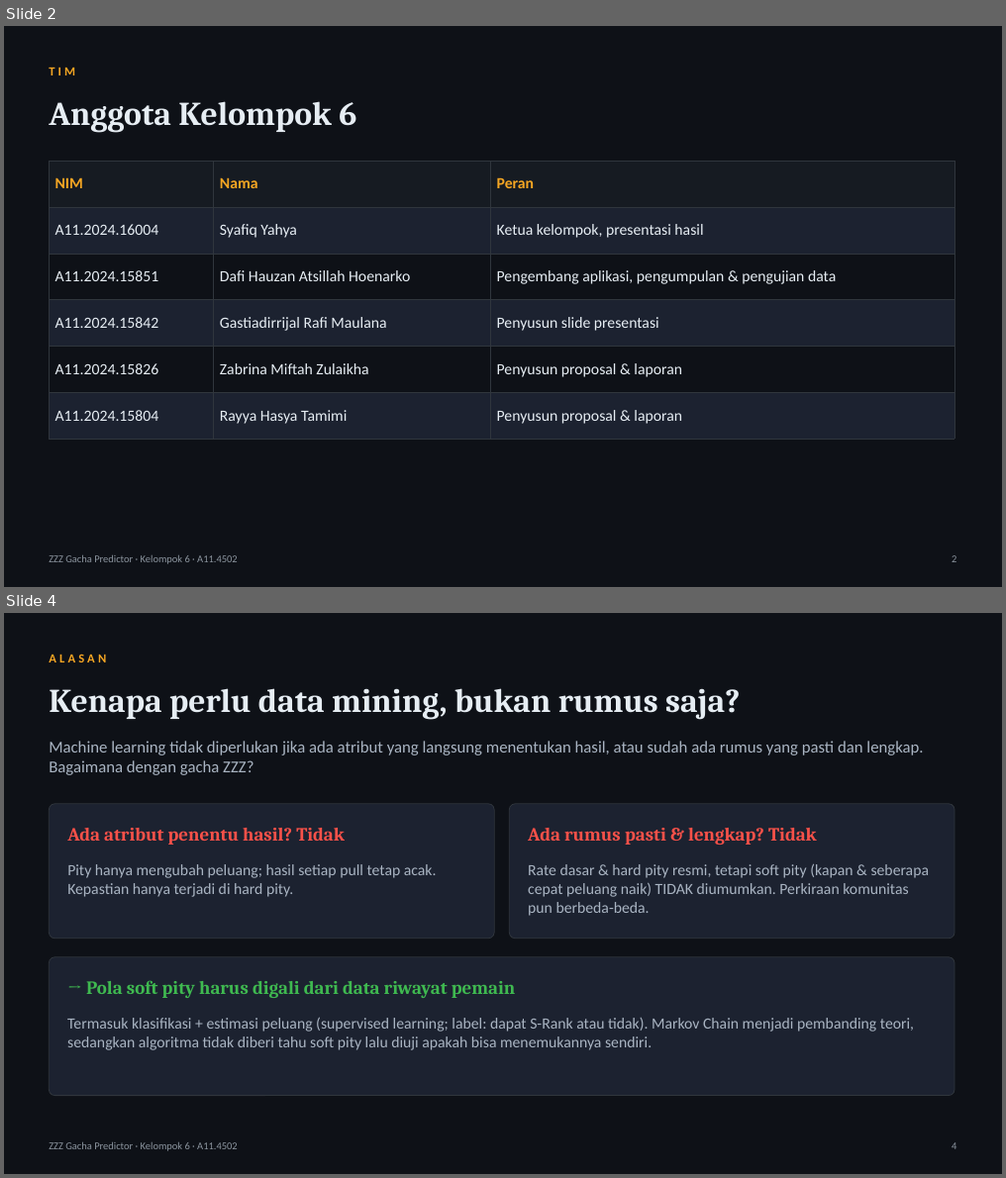
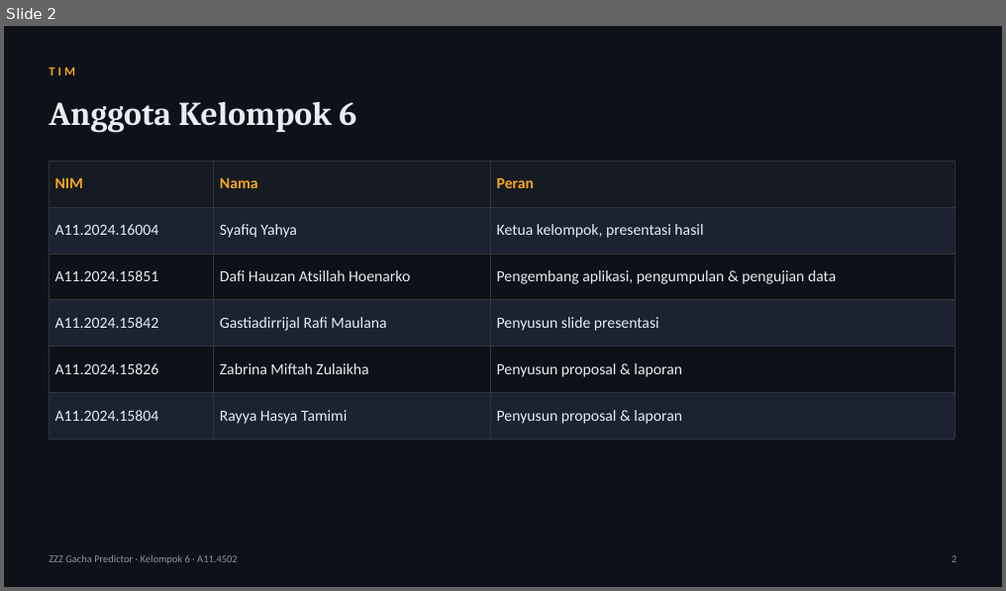
Before and after one commit to tehgeii/project-data-mining, a slide deck: docs/tugas/UTS_Slide_Kelompok6_A11.4502.pptx. Shown one above the other, each under a label of ours: slides 2 and 4 before the commit, slide 2 after it; the slides between them are not shown. The pictures are 1006x1178 and 1006x591 pixels, drawn with LibreOffice and Linux fonts; fonts in the diff are those of the drawing. Boxes give left, top, right and bottom in pixels: in the first picture for what was removed or moved away, otherwise in the second. Text is boxed around its words. In the diff, an @@ line names an element or a change of style, - is before the commit and + after.

Commit message:
Ringkas slide UTS jadi 11 slide sesuai proposal kelompok dan batas video 5-10 menit
Judul, rumusan masalah, penelitian terdahulu, kebaruan, data, metode, dan hasil
yang diharapkan di slide UTS kini mengikuti proposal UTS yang dikumpulkan
kelompok. Naskah pembicara sekitar 9,5 menit sesuai panduan UTS dari dosen.
Panduan pengumpulan ikut diperbarui: ketentuan proposal .docx, slide .pptx,
video 5-10 menit, dan PDF proposal maksimal 5 MB untuk Kulino.

```diff
--- a/docs/tugas/UTS_Slide_Kelompok6_A11.4502.pptx
+++ b/docs/tugas/UTS_Slide_Kelompok6_A11.4502.pptx
@@ slide 4 removed at <box>4,613,1002,1174</box>, background #0E1117 @@
@@ text removed at <box>49,654,106,663</box> @@
-ALASAN
@@ text removed at <box>49,688,740,720</box> @@
-Kenapa perlu data mining, bukan rumus saja?
@@ text removed at <box>49,741,923,775</box> @@
-Machine learning tidak diperlukan jika ada atribut yang langsung menentukan hasil, atau sudah ada rumus yang pasti dan lengkap. Bagaimana dengan gacha ZZZ?
@@ rounded rectangle removed at <box>49,804,494,939</box> @@
@@ rounded rectangle removed at <box>509,804,954,939</box> @@
@@ text removed at <box>67,828,345,845</box> @@
-Ada atribut penentu hasil? Tidak
@@ text removed at <box>528,828,817,845</box> @@
-Ada rumus pasti & lengkap? Tidak
@@ text removed at <box>67,864,437,897</box> @@
-Pity hanya mengubah peluang; hasil setiap pull tetap acak. Kepastian hanya terjadi di hard pity.
@@ text removed at <box>528,864,930,916</box> @@
-Rate dasar & hard pity resmi, tetapi soft pity (kapan & seberapa cepat peluang naik) TIDAK diumumkan. Perkiraan komunitas pun berbeda-beda.
@@ rounded rectangle removed at <box>49,958,954,1096</box> @@
@@ text removed at <box>86,980,515,998</box> @@
-→ Pola soft pity harus digali dari data riwayat pemain
@@ text removed at <box>67,1018,914,1051</box> @@
-Termasuk klasifikasi + estimasi peluang (supervised learning; label: dapat S-Rank atau tidak). Markov Chain menjadi pembanding teori, sedangkan algoritma tidak diberi tahu soft pity lalu diuji apakah bisa menemukannya sendiri.
@@ text removed at <box>49,1143,238,1152</box> @@
-ZZZ Gacha Predictor · Kelompok 6 · A11.4502
@@ text removed at <box>951,1143,956,1150</box> @@
-4
```
Also in this commit, not shown: 3 slides changed, 6 slides added, 13 other slides removed, 2 other files.
